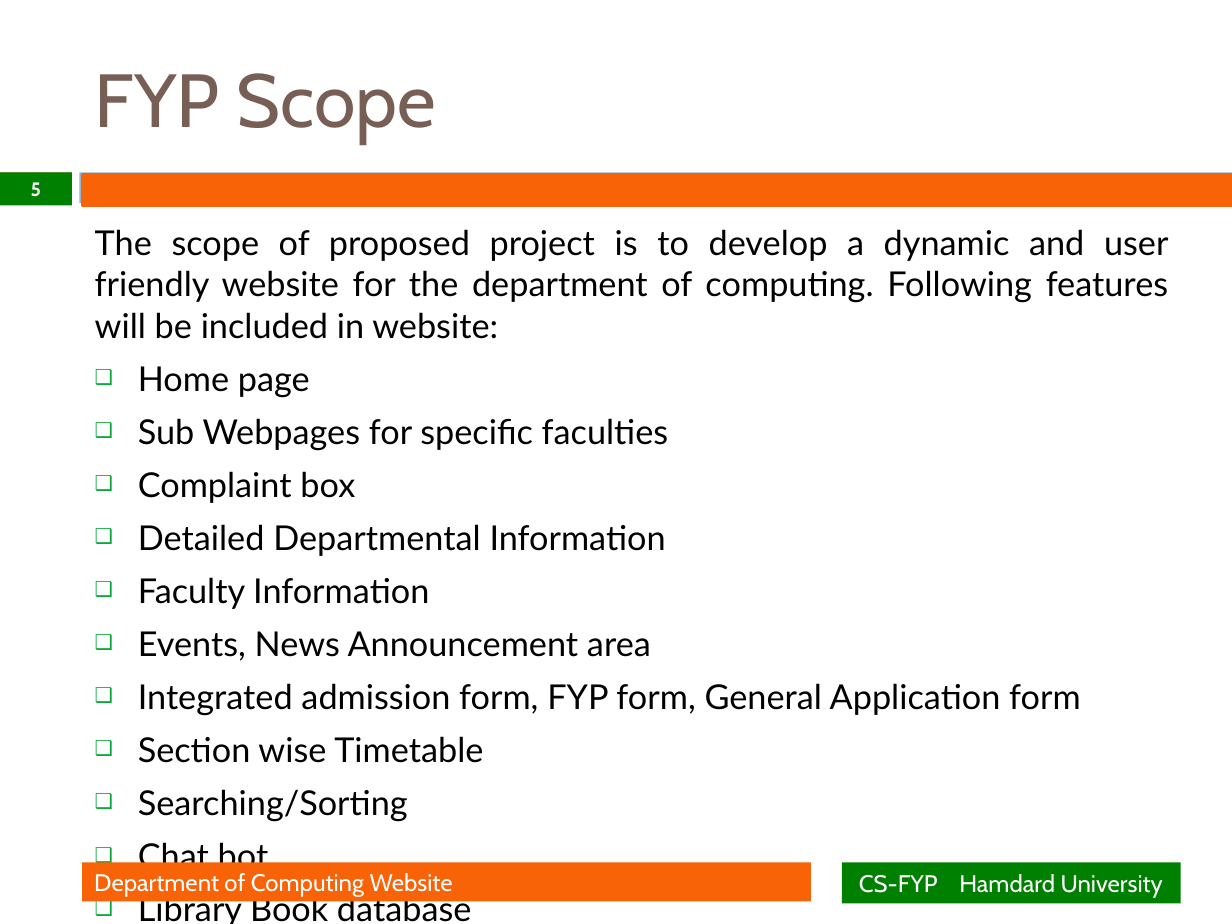
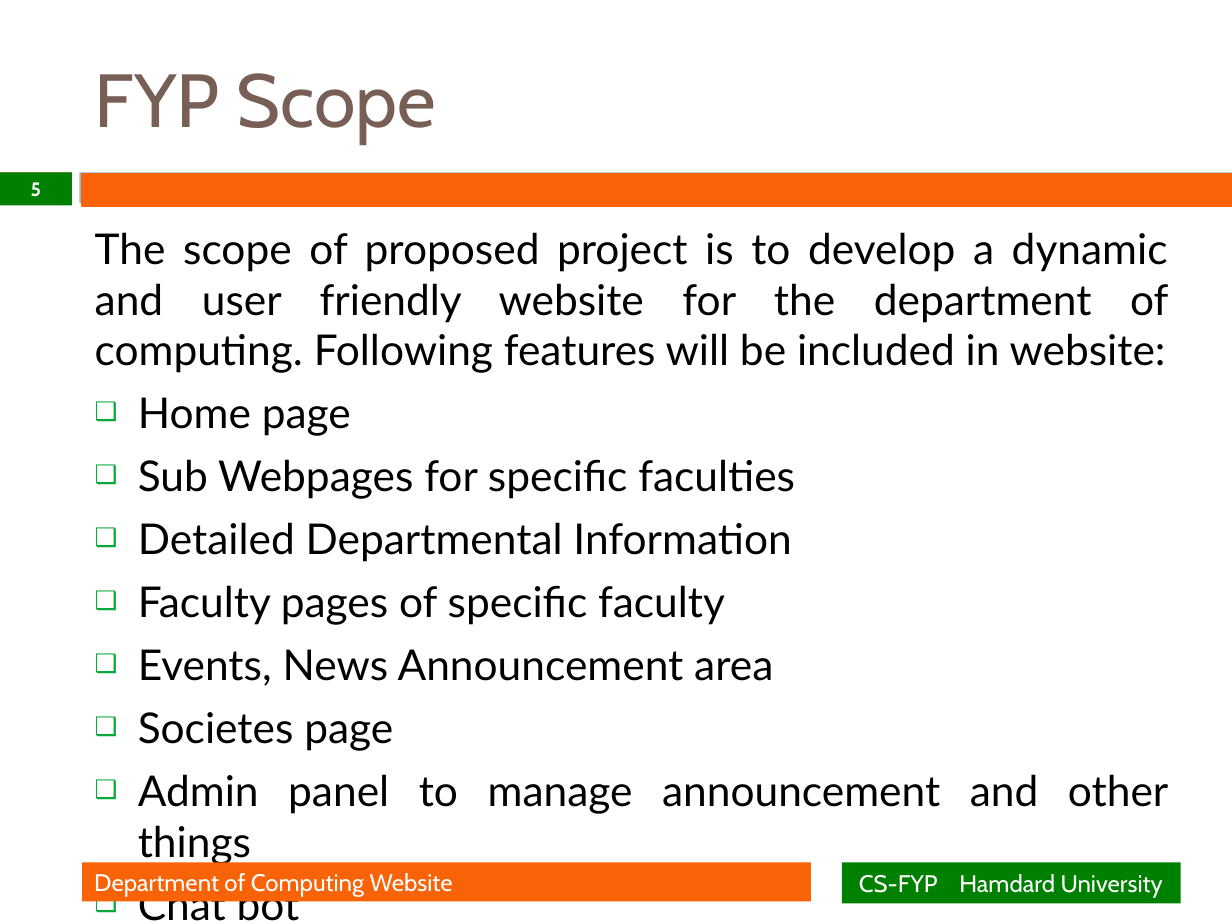
Before and after one commit to SHAHMEER-web/FYP, a slide deck: slide 5 of FYP-II Evaluation Presentation ppt.pptx. Drawn at 1232x924 pixels with LibreOffice and Linux fonts; fonts in the diff are those of the drawing; background and template pictures are left out. Boxes give left, top, right and bottom in pixels: in the first picture for what was removed or moved away, otherwise in the second. Text is boxed around its words. In the diff, an @@ line names an element or a change of style, - is before the commit and + after.

```diff
--- a/FYP-II Evaluation Presentation ppt.pptx
+++ b/FYP-II Evaluation Presentation ppt.pptx
@@ text at box(95, 232, 1168, 814): paragraph removed @@
-❑ Library Book database
@@ text at box(95, 232, 1168, 686): size 20 to 24.8 pt in "The scope of proposed project is to ...", "Home page", "Sub Webpages for specific faculties", "Detailed Departmental Information" and 2 more places @@
@@ text at box(138, 471, 355, 503): paragraph removed @@
-❑ Complaint box
@@ text at box(138, 585, 725, 625): text changed; size 20 to 24.8 pt @@
-❑ Faculty Information
+❑ Faculty pages of specific faculty
@@ text at box(138, 712, 1168, 814): text changed; size 20 to 24.8 pt @@
-❑ Integrated admission form, FYP form, General Application form
-❑ Section wise Timetable
-❑ Searching/Sorting
+❑ Societes page
+❑ Admin panel to manage announcement and other things
```
Also in this commit, not shown: 4 other slides changed, 2 slides added, 8 other files.
